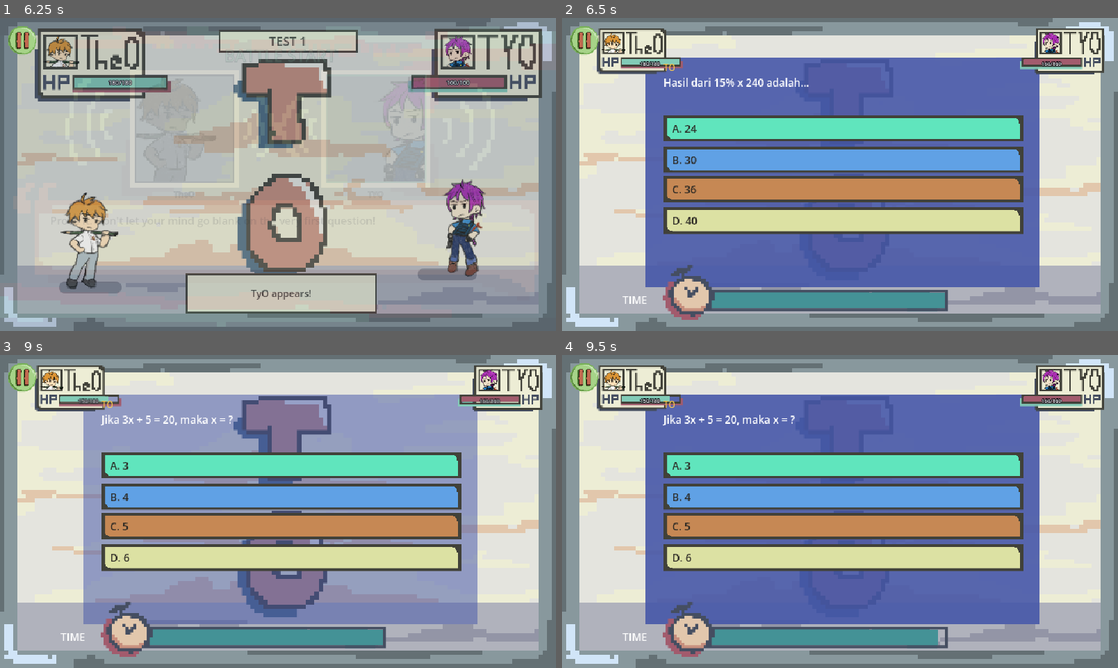
Above: before the commit, frames 1-4 (two rows, left to right).
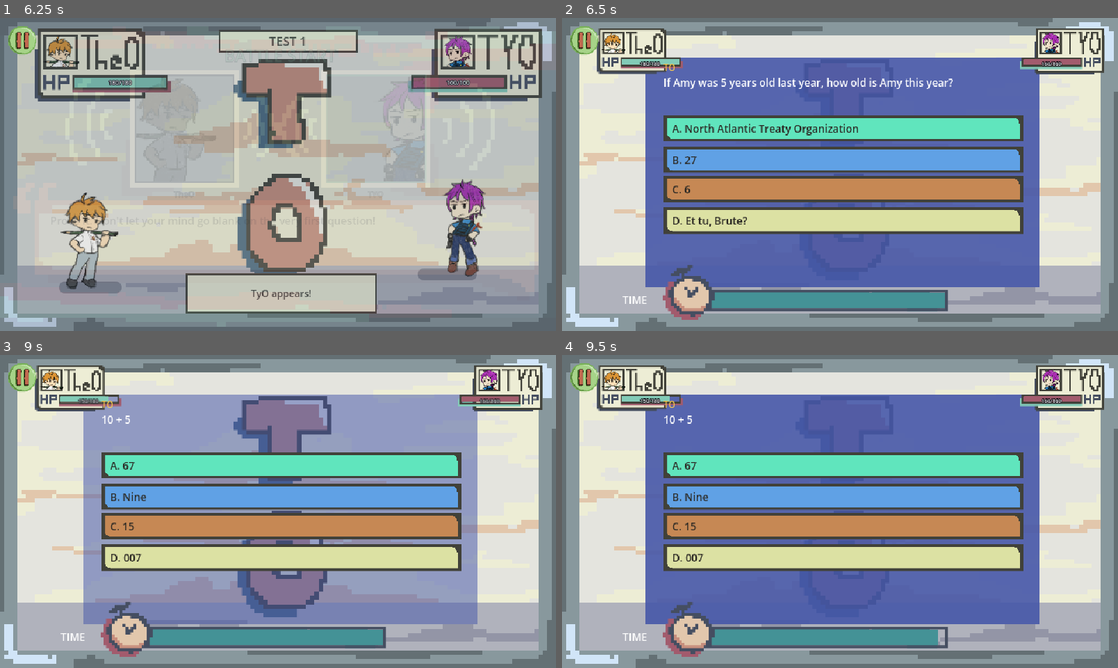
Above: after the commit, the same moments.

Repository: haikal0179/Hands-On-GIMAPP-Bytngjbbl
Game: Godot game, scene res://features/title/title.tscn
The game is run twice, just before and just after one commit, with the same random seed, the same clock (stepped at 60 frames per second) and the same inputs.
Inputs (mouse positions are in pixels of both pictures, inside the frame that each line leads up to):
- Up to frame 1 (6.25 s): click (278, 193) at 0.52 s; click (22, 39) at 1.25 s; click (216, 193) at 2 s; click (278, 193) at 2.77 s; tap Enter (ui_accept) at 3.5, 3.77, 4.52, 5.75, 6.02 s; move the mouse to (400, 158) at 3.52 s; tap Space at 3.6 s; click (400, 158) at 3.67 s; move the mouse to (166, 190) at 4.27 s; tap 1 at 4.35 s; click (166, 190) at 4.42 s; move the mouse to (333, 105) at 5.02 s; tap 4 at 5.1 s; click (333, 105) at 5.17 s; move the mouse to (250, 237) at 5.77 s; tap 2 at 5.85 s; click (250, 237) at 5.92 s
- Up to frame 2 (6.5 s): no input
- Up to frame 3 (9 s): click (283, 464) at 6.5 s, where only the run before the commit has a clickable "A. 24"; move the mouse to (444, 558) at 7.27 s; tap Space at 7.35 s; click (444, 558) at 7.42 s; tap Enter (ui_accept) at 7.52, 8.27 s; move the mouse to (111, 464) at 8.02 s; tap 1 at 8.1 s; click (111, 464) at 8.17 s; move the mouse to (305, 511) at 8.77 s; tap 4 at 8.85 s; click (305, 511) at 8.92 s
- Up to frame 4 (9.5 s): no input

Frame 1 is identical in both runs. In frame 2, 1.4% of the frame differs, in the area x 18-71%, y 19-67%; in frame 3, 0.4%; in frame 4, 0.4%.

Commit message:
feat: Add question sets and polish quiz audio/UI

Diff:
--- a/core/audio.gd
+++ b/core/audio.gd
@@ -5,8 +5,10 @@
 
 const MUSIC_DIR := "res://assets/audio/music/"
 const SFX_DIR := "res://assets/audio/sfx/"
+const SFX_ALIASES := {"click": "Click SFX."}
 const MUSIC_VOLUME_DB := -15.0
 const SFX_VOLUME_DB := 3.0
+const CLICK_SFX_VOLUME_DB := -8.0
 const FADE_TIME := 0.8
 const PAUSED_MUSIC_VOLUME_DB := -22.0
 const MUSIC_DUCK_FADE_TIME := 0.25
@@ -136,12 +138,14 @@
 
 
 func play_sfx(sfx_name: String) -> void:
-	var stream = _find_stream(SFX_DIR + sfx_name)
+	var is_click := sfx_name == "click"
+	var stream_name: String = str(SFX_ALIASES.get(sfx_name, sfx_name))
+	var stream = _find_stream(SFX_DIR + stream_name)
 	if stream == null:
 		return   # SFX belum ada -> dilewati
 	var p := AudioStreamPlayer.new()
 	p.stream = stream
-	p.volume_db = SFX_VOLUME_DB
+	p.volume_db = CLICK_SFX_VOLUME_DB if is_click else SFX_VOLUME_DB
 	add_child(p)
 	p.finished.connect(p.queue_free)
 	p.play()
--- a/data/questions/level_1.json
+++ b/data/questions/level_1.json
@@ -1,10 +1,15 @@
 {
   "questions": [
-    {"type": "quiz", "question": "Siapa proklamator kemerdekaan Indonesia bersama Soekarno?", "options": ["Sutan Sjahrir", "Mohammad Hatta", "Tan Malaka", "Ki Hajar Dewantara"], "answer": 1},
-    {"type": "quiz", "question": "Jika 3x + 5 = 20, maka x = ?", "options": ["3", "4", "5", "6"], "answer": 2},
-    {"type": "quiz", "question": "Sinonim kata 'gigih' adalah...", "options": ["Malas", "Tekun", "Ragu", "Lemah"], "answer": 1},
-    {"type": "quiz", "question": "Hasil dari 15% x 240 adalah...", "options": ["24", "30", "36", "40"], "answer": 2},
-    {"type": "match", "time": 25, "question": "Susun kepingan memori ke slot yang benar (klik 2 kepingan untuk menukar).", "slots": ["MATEMATIKA", "BAHASA", "LOGIKA"], "shards": [{"text": "Luas lingkaran = pi x r^2", "slot": 0}, {"text": "Kalimat efektif: hemat kata, tidak bertele-tele", "slot": 1}, {"text": "Jika P maka Q, P benar, maka Q benar", "slot": 2}]},
-    {"type": "quiz", "question": "Pola bilangan: 2, 4, 8, 16, ... Angka berikutnya?", "options": ["18", "24", "32", "64"], "answer": 2}
+    {"type": "quiz", "question": "What is the antonym of \"cold\"?", "options": ["Boeing 707", "Hot", "5", "What's an antonym again?"], "answer": 1},
+    {"type": "quiz", "question": "Chad likes all types of fruit. Which of the following statements is verifiably true?", "options": ["Chad likes apples.", "Apples like Chad.", "Chad is an apple.", "Apple chad"], "answer": 0},
+    {"type": "quiz", "question": "John ___ asleep.", "options": ["John", "is", "???", "(blank)"], "answer": 1},
+    {"type": "quiz", "question": "What is the capital of France?", "options": ["Paris", "Baguette", "Veritas", "Hong Kong"], "answer": 0},
+    {"type": "quiz", "question": "What does the cow say?", "options": ["Veritasium", "Moo", "Yellow one", "Green"], "answer": 1},
+    {"type": "quiz", "question": "What is the longest river in the world?", "options": ["Nile River", "Rivers Cuomo", "Riverdale", "Jatinangor"], "answer": 0},
+    {"type": "quiz", "question": "10 + 5", "options": ["67", "Nine", "15", "007"], "answer": 2},
+    {"type": "quiz", "question": "If Amy was 5 years old last year, how old is Amy this year?", "options": ["North Atlantic Treaty Organization", "27", "6", "Et tu, Brute?"], "answer": 2},
+    {"type": "quiz", "question": "What is the equation for the area of a square?", "options": ["Area = s^2", "It goes in the square hole.", "6", "https://xkcd.com/2740/"], "answer": 0},
+    {"type": "quiz", "question": "John has 1.024.586 cucumbers. John wants to give some of his cucumbers to his 521.4 friends. Each friend will receive 0 cucumbers. How many cucumbers has John given away?", "options": ["0", "John", "0.4", "1/x"], "answer": 0},
+    {"type": "match", "time": 25, "question": "Match each item to its category.", "slots": ["City", "Country", "Continent"], "shards": [{"text": "Kyoto", "slot": 0}, {"text": "Lithuania", "slot": 1}, {"text": "Oceania", "slot": 2}]}
   ]
 }
--- a/data/questions/level_2.json
+++ b/data/questions/level_2.json
@@ -1,10 +1,15 @@
 {
   "questions": [
-    {"type": "quiz", "question": "Semua mahasiswa rajin belajar. Budi adalah mahasiswa. Kesimpulan yang benar?", "options": ["Budi tidak rajin belajar", "Budi rajin belajar", "Semua yang rajin adalah mahasiswa", "Budi pasti lulus"], "answer": 1},
-    {"type": "quiz", "question": "Pola bilangan: 1, 1, 2, 3, 5, 8, ... Angka berikutnya?", "options": ["11", "12", "13", "14"], "answer": 2},
-    {"type": "quiz", "question": "Penulisan kata baku yang benar adalah...", "options": ["aktifitas", "aktivitas", "aktipitas", "aktivites"], "answer": 1},
-    {"type": "quiz", "question": "Ide pokok paragraf biasanya terdapat pada...", "options": ["Kalimat utama", "Kalimat penjelas", "Judul saja", "Kalimat terakhir selalu"], "answer": 0},
-    {"type": "match", "time": 25, "question": "Susun kepingan memori ke slot yang benar.", "slots": ["PENALARAN", "BAHASA", "PENGETAHUAN UMUM"], "shards": [{"text": "A adalah B, C adalah A, maka C adalah B", "slot": 0}, {"text": "Koma dipakai untuk memisahkan unsur perincian", "slot": 1}, {"text": "Pancasila ditetapkan sebagai dasar negara pada 18 Agustus 1945", "slot": 2}]},
-    {"type": "quiz", "question": "Lembaga yang berwenang menguji undang-undang terhadap UUD 1945 adalah...", "options": ["Mahkamah Agung", "Mahkamah Konstitusi", "DPR", "KPK"], "answer": 1}
+    {"type": "quiz", "question": "Chloe hates cheese and likes cake. Which of the following statements is most false?", "options": ["Chloe likes cake.", "Chloe likes cheese and cake.", "Chloe hates cheese or cake.", "Chloe hates pancakes."], "answer": 1},
+    {"type": "quiz", "question": "1, 3, 9, 13, 65, ...", "options": ["390", "71", "78", "325"], "answer": 1},
+    {"type": "quiz", "question": "AR, BS, DU, AX, EB, JG, ...", "options": ["CJ", "DM", "FM", "GJ"], "answer": 1},
+    {"type": "quiz", "question": "If P then Q. If Q then R. Which of these statements is true?", "options": ["If Q then P", "If Q then R", "If not R then not P", "If not P then not R"], "answer": 2},
+    {"type": "quiz", "question": "Choose the odd one out!", "options": ["River", "Lake", "Delta", "Valley"], "answer": 3},
+    {"type": "quiz", "question": "Matthew, Jacob, Sharon, Daniel, and Ashley all live in the same block. Matthew's house is next to Jacob's while Jacob's house is the furthest left on the block. Ashley's house, on the other hand, is not adjacent to Daniel's. Which statement is verifiably true?", "options": ["Daniel's house is the farthest right on the block.", "Daniel's house is next to Matthew's house.", "Ashley's house is next to Sharon's.", "Not enough information."], "answer": 3},
+    {"type": "quiz", "question": "Before Carol arrived home, John ___ the house.", "options": ["Cleaned", "Had cleaned", "Has cleaned", "Was cleaning"], "answer": 1},
+    {"type": "quiz", "question": "The government should implement social programs for the less fortunate. The phrase \"less fortunate\" is a euphemism for...", "options": ["Unlucky people", "Poor people", "Short people", "Asocial people"], "answer": 1},
+    {"type": "quiz", "question": "All tunni are mesa. Some mesa are gani. No gani is klepzor. Which of these statements is true?", "options": ["All klepzor are tunni.", "All mesa are gani.", "Some mesa are klepzor.", "No tunni is gani."], "answer": 2},
+    {"type": "quiz", "question": "Bannaaditu means \"he drinks water\" and Sattaaditu means \"he urinates\". What does Satteenaiditu mean?", "options": ["He cooks water", "He pours coffee", "She spills water", "She pours coffee"], "answer": 3},
+    {"type": "match", "time": 30, "question": "Match each group of words to its category.", "slots": ["Verbs", "Adjectives", "Nouns"], "shards": [{"text": "Large, Salty, Fast", "slot": 1}, {"text": "Writes, Eats, Reads", "slot": 0}, {"text": "Car, Cat, Bag", "slot": 2}]}
   ]
 }
--- a/data/questions/level_3.json
+++ b/data/questions/level_3.json
@@ -1,10 +1,19 @@
 {
   "questions": [
-    {"type": "quiz", "question": "Choose the correct word: She ___ to school every day.", "options": ["go", "goes", "going", "gone"], "answer": 1},
-    {"type": "quiz", "question": "The synonym of 'rapid' is...", "options": ["slow", "fast", "weak", "quiet"], "answer": 1},
-    {"type": "quiz", "question": "Antonim kata 'kikir' adalah...", "options": ["Pelit", "Dermawan", "Hemat", "Rakus"], "answer": 1},
-    {"type": "quiz", "question": "Which sentence is correct?", "options": ["He don't like coffee.", "He doesn't likes coffee.", "He doesn't like coffee.", "He not like coffee."], "answer": 2},
-    {"type": "match", "time": 25, "question": "Susun kepingan memori ke slot yang benar.", "slots": ["SINONIM", "ANTONIM", "KATA BAKU"], "shards": [{"text": "pandai = cerdas", "slot": 0}, {"text": "tinggi >< rendah", "slot": 1}, {"text": "risiko (bukan resiko)", "slot": 2}]},
-    {"type": "quiz", "question": "Choose the correct past tense: They ___ football yesterday.", "options": ["play", "plays", "played", "playing"], "answer": 2}
+    {"type": "quiz", "question": "The Scopes trial was a legal case that centered on the debate between...", "options": ["Evolution vs Creationism", "Pro-life vs Pro-choice", "Segregation vs Integration", "Communism vs Capitalism"], "answer": 0},
+    {"type": "quiz", "question": "Which of the following countries did not declare war on Germany in World War II?", "options": ["Turkey", "Argentina", "Ireland", "Lebanon"], "answer": 2},
+    {"type": "quiz", "question": "Which of the following countries shares a border with Nepal?", "options": ["Senegal", "India", "Canada", "Bhutan"], "answer": 1},
+    {"type": "quiz", "question": "Released in 2013, Grand Theft Auto V is the ___ main installment in the Grand Theft Auto series.", "options": ["fifth", "seventh", "fifteenth", "twelfth"], "answer": 1},
+    {"type": "quiz", "question": "Taken in 1990 by Voyager 1, this photograph shows Earth from over 6 billion kilometers away and depicts Earth as less than a pixel. What is the name of this photograph?", "options": ["Pale Blue Dot", "The Blue Marble", "Tiny Blue Dot", "Gaia from 6 billion kilometers"], "answer": 0},
+    {"type": "quiz", "question": "The word lowkenuinely is an example of a...", "options": ["Calque", "Portmanteau", "Phrase", "Abbreviation"], "answer": 1},
+    {"type": "quiz", "question": "Etymologically speaking, the word amok is a loan word borrowed from...", "options": ["Japanese", "Chinese", "Malay", "Thai"], "answer": 2},
+    {"type": "quiz", "question": "The third installment of a highly influential video game series, this game was never localized or released outside its home country. What is the name of this game?", "options": ["Shin Megami Tensei III: Nocturne", "Dragon Quest III", "Mother 3", ".hack//Outbreak"], "answer": 2},
+    {"type": "quiz", "question": "What are the Three Kingdoms?", "options": ["Shu, Qin, Han", "Song, Wei, Jin", "Song, Zhao, Jin", "Shu, Wei, Wu"], "answer": 3},
+    {"type": "quiz", "question": "What is the complementary color of purple?", "options": ["Yellow", "Indigo", "Cyan", "Red"], "answer": 0},
+    {"type": "quiz", "question": "What language family does Finnish belong to?", "options": ["Baltic-Slavic", "Uralic", "Indo-European", "Scandinavian"], "answer": 1},
+    {"type": "quiz", "question": "Which of the following words is considered a gerund?", "options": ["Painting", "Awning", "Stormy", "Loved"], "answer": 0},
+    {"type": "quiz", "question": "What is the second tallest mountain in the world?", "options": ["Kilimanjaro", "K2", "Lhotse", "Krakatau"], "answer": 1},
+    {"type": "quiz", "question": "What country experienced a period of economic stagnation nicknamed \"The Lost Decades\"?", "options": ["Indonesia", "Thailand", "Japan", "Russia"], "answer": 2},
+    {"type": "match", "time": 30, "question": "Match each group to its historical category.", "slots": ["Historical Event", "Historical Figure", "Historical Place"], "shards": [{"text": "The Cold War, The Great Long March, Bersiap", "slot": 0}, {"text": "Alan Turing, Joseph Stalin, Rosa Parks", "slot": 1}, {"text": "Windsor Castle, The Motherland Calls, Rengasdengklok", "slot": 2}]}
   ]
 }
--- a/data/questions/level_4.json
+++ b/data/questions/level_4.json
@@ -1,12 +1,19 @@
 {
   "questions": [
-    {"type": "quiz", "question": "Jika 2x - 3 = 9, maka 4x = ?", "options": ["12", "18", "24", "30"], "answer": 2},
-    {"type": "quiz", "question": "Rata-rata dari 4, 8, 12, dan 16 adalah...", "options": ["9", "10", "11", "12"], "answer": 1},
-    {"type": "quiz", "question": "Peluang muncul angka genap pada satu kali lemparan dadu 6 sisi?", "options": ["1/6", "1/3", "1/2", "2/3"], "answer": 2},
-    {"type": "quiz", "question": "Jika x^2 = 49 dan x > 0, maka x^2 - x = ?", "options": ["35", "42", "56", "7"], "answer": 1},
-    {"type": "match", "time": 20, "question": "Susun kepingan memori ke slot yang benar.", "slots": ["ALJABAR", "GEOMETRI", "PELUANG"], "shards": [{"text": "(a + b)^2 = a^2 + 2ab + b^2", "slot": 0}, {"text": "Jumlah sudut dalam segitiga = 180 derajat", "slot": 1}, {"text": "Peluang kejadian yang pasti terjadi = 1", "slot": 2}]},
-    {"type": "quiz", "question": "Sebuah barang didiskon 20% sehingga harganya Rp80.000. Harga semula?", "options": ["Rp96.000", "Rp100.000", "Rp104.000", "Rp120.000"], "answer": 1},
-    {"type": "quiz", "question": "Barisan aritmetika 3, 7, 11, ... Suku ke-10 adalah?", "options": ["35", "39", "43", "47"], "answer": 1},
-    {"type": "quiz", "question": "3 pekerja menyelesaikan suatu pekerjaan dalam 12 hari. 6 pekerja menyelesaikannya dalam...", "options": ["3 hari", "6 hari", "9 hari", "24 hari"], "answer": 1}
+    {"type": "quiz", "question": "A car is travelling along a hilly road. Each hill is a half-circle with radius n meters, where n is the hill number. Each hill is spaced so the distance between the feet of consecutive hills is n/4 meters. If the car travels from the tip of the first hill to the tip of the fourth hill, what is the total distance travelled?", "options": ["4π + 3", "(5/2)π + 3", "4π + 2", "3π + 3"], "answer": 0},
+    {"type": "quiz", "question": "A car is travelling along a hilly road. Each hill is a half-circle with radius n meters, where n is the hill number. Each hill is spaced so the distance between the feet of consecutive hills is n/4 meters. What is the shortest distance between the tip of the third hill and the tip of the fifth hill?", "options": ["√(2² + 21²)", "√(3² + 21²)", "√(2² + 23²)", "25"], "answer": 2},
+    {"type": "quiz", "question": "Three solutions are mixed in equal volumes. The first contains 25% A, 50% B, and 25% C. The second contains 50% A and 50% C. The third contains 100% B. What are the final fractions of A, B, and C?", "options": ["25% A, 50% B, 25% C", "50% A, 25% B, 25% C", "25% A, 25% B, 50% C", "20% A, 60% B, 20% C"], "answer": 0},
+    {"type": "quiz", "question": "Three solutions are mixed in equal volumes. The first contains 25% A, 50% B, and 25% C. The second contains 50% A and 50% C. The third contains 100% B. If 50% of all A and 25% of all C are converted into D, what fraction of the final solution is D?", "options": ["18.75%", "25%", "28.125%", "50%"], "answer": 2},
+    {"type": "quiz", "question": "Which of these statements is true?", "options": ["x^3 > x^2; 0 < x < 1", "log(x) < 1/x; 0 < x < 1", "x^2 < x; 0 < x < 1", "x^2 < x^3; x < 0"], "answer": 1},
+    {"type": "quiz", "question": "A car travels from Bandung to Jakarta at variable speed. For 40% of the distance it travels at 80 km/h, then for 50% at 50 km/h, and for the rest at 100 km/h. The trip is 200 km, with a 30-minute rest stop. How long does the trip take?", "options": ["3 hours 12 minutes", "4 hours 42 minutes", "2 hours 42 minutes", "3 hours 42 minutes"], "answer": 1},
+    {"type": "quiz", "question": "Alton has twelve circular cakes to distribute equally among 32 friends. What is the minimum number of equal-sized slices needed so everyone receives an equal share?", "options": ["32", "48", "96", "128"], "answer": 2},
+    {"type": "quiz", "question": "A restaurant gives seniors an additional 1% discount for every year over 65, applied to the already-discounted bill. If Sam is 75 and the regular price is $100, how much does Sam pay?", "options": ["90", "90.44", "80", "80.12"], "answer": 0},
+    {"type": "quiz", "question": "A gacha has ten Legendary characters, each with a 0.1% chance per pull. After 100 pulls, the system guarantees at least one Legendary. What is the probability of getting a specific favorite Legendary?", "options": ["0.11", "0.2", "0.5", "0.1"], "answer": 0},
+    {"type": "quiz", "question": "A gacha has ten Legendary characters, each with a 0.1% chance per pull. After 100 pulls, the system guarantees at least one Legendary. What is the probability of getting a Legendary other than the favorite?", "options": ["0.89", "0.18", "0.2", "0.09"], "answer": 1},
+    {"type": "quiz", "question": "What is the interior angle of a regular 20-sided polygon?", "options": ["164 degrees", "200 degrees", "172 degrees", "162 degrees"], "answer": 3},
+    {"type": "quiz", "question": "What are the roots of 2x^3 + 3x^2 - 11x - 6 = 0?", "options": ["1, 2, -1", "3, 2, 1/2", "2, -3, -1/2", "-3, 1, 2"], "answer": 2},
+    {"type": "quiz", "question": "A bacteria colony doubles every minute and loses t^2 bacteria per minute, where t is the elapsed time. What is the maximum size of a colony that starts with 5 bacteria?", "options": ["Infinite", "100", "22", "19"], "answer": 2},
+    {"type": "quiz", "question": "A bacteria colony doubles every minute and loses t^2 bacteria per minute, where t is the elapsed time. What is the maximum size of a colony that starts with 100 bacteria?", "options": ["Infinite", "10000", "2556", "1800"], "answer": 0},
+    {"type": "match", "time": 30, "question": "Match each number group to its category.", "slots": ["Prime Numbers", "Integers", "Even Numbers"], "shards": [{"text": "2, 3, 5, 7, 11, ...", "slot": 0}, {"text": "-2, 0, 3, 8, 12", "slot": 1}, {"text": "2, 4, 8, 10, 24", "slot": 2}]}
   ]
 }
--- a/features/battle/battle.gd
+++ b/features/battle/battle.gd
@@ -247,6 +247,7 @@
 		btn.reparent(pause_canvas)
 		if not btn.pressed.is_connected(_on_pause):
 			btn.pressed.connect(_on_pause)
+		btn.pressed.connect(func() -> void: Audio.play_sfx("click"))
 
 	pause_layer = ColorRect.new()
 	pause_layer.color = Color(0, 0, 0, 0.75)
--- a/features/quiz/question_types/memory_puzzle.gd
+++ b/features/quiz/question_types/memory_puzzle.gd
@@ -245,6 +245,7 @@
 func _on_shard(p: int) -> void:
 	if _locked:
 		return
+	Audio.play_sfx("click")
 	if _selected == -1:
 		_selected = p
 	elif _selected == p:
--- a/features/quiz/question_types/multiple_choice.gd
+++ b/features/quiz/question_types/multiple_choice.gd
@@ -111,6 +111,7 @@
 
 	b.mouse_entered.connect(func() -> void: hover_rect.visible = true)
 	b.mouse_exited.connect(func() -> void: hover_rect.visible = false)
+	b.pressed.connect(func() -> void: Audio.play_sfx("click"))
 	b.pressed.connect(_on_option.bind(i))
 	return b
 
--- a/features/quiz/quiz_panel.gd
+++ b/features/quiz/quiz_panel.gd
@@ -14,6 +14,9 @@
 # Bar jawaban dari artist mulai di y=112, jadi teks soal harus muat di y 50-110.
 const TEXT_X := 117.0
 const TEXT_W := 412.0
+const QUESTION_FONT_SIZE := 12
+const QUESTION_MIN_FONT_SIZE := 8
+const QUESTION_MAX_HEIGHT := 44.0
 const ACTIONS_POS := Vector2(130, 261)   # tombol upgrade (skip, tebak) di bawah bar jawaban
 const ACTIONS_MAX_W := 320.0             # jangan sampai menabrak namecard musuh di kanan-bawah
 
@@ -41,6 +44,7 @@
 	header = VBoxContainer.new()
 	header.position = Vector2(TEXT_X, 50)
 	header.size = Vector2(TEXT_W, 60)
+	header.clip_contents = true
 	header.add_theme_constant_override("separation", 2)
 	header.mouse_filter = Control.MOUSE_FILTER_IGNORE
 	add_child(header)
@@ -160,9 +164,12 @@
 
 	# Kalau soal punya gambar, gambarnya di kanan-atas papan dan teks soal dipersempit
 	var has_image := _add_image()
-	var ql := UIKit.make_label(str(q.get("question", "")), 12, Color.WHITE, TEXT_W - (76.0 if has_image else 0.0))
+	var question_text := str(q.get("question", ""))
+	var question_width := TEXT_W - (76.0 if has_image else 0.0)
+	var ql := UIKit.make_label(question_text, QUESTION_FONT_SIZE, Color.WHITE, question_width)
 	ql.horizontal_alignment = HORIZONTAL_ALIGNMENT_LEFT
 	header.add_child(ql)
+	_fit_question_label(ql, question_text, question_width)
 
 	handler = QuestionTypes.create(str(q.get("type", "quiz")))
 	if handler == null:
@@ -173,6 +180,19 @@
 	handler.timer_stopped.connect(func() -> void: running = false)
 	handler.build(body, q, opts)
 	_build_actions()
+
+
+func _fit_question_label(label: Label, text: String, width: float) -> void:
+	var font := label.get_theme_font("font")
+	var font_size := QUESTION_FONT_SIZE
+	var text_size := font.get_multiline_string_size(text, HORIZONTAL_ALIGNMENT_LEFT, width, font_size)
+	while text_size.y > QUESTION_MAX_HEIGHT and font_size > QUESTION_MIN_FONT_SIZE:
+		font_size -= 1
+		text_size = font.get_multiline_string_size(text, HORIZONTAL_ALIGNMENT_LEFT, width, font_size)
+
+	label.add_theme_font_size_override("font_size", font_size)
+	label.custom_minimum_size = Vector2(width, QUESTION_MAX_HEIGHT)
+	label.clip_text = true
 
 
 func _clear_ui() -> void:
--- a/features/story/dialogue.gd
+++ b/features/story/dialogue.gd
@@ -356,6 +356,7 @@
 		return
 	if event is InputEventMouseButton and event.pressed and event.button_index == MOUSE_BUTTON_LEFT:
 		get_viewport().set_input_as_handled()
+		Audio.play_sfx("click")
 		_handle_next_action()
 
 
--- a/features/title/title.gd
+++ b/features/title/title.gd
@@ -70,6 +70,7 @@
 	btn.add_theme_stylebox_override("normal", normal)
 	btn.add_theme_stylebox_override("hover", hover)
 	btn.add_theme_stylebox_override("pressed", pressed)
+	btn.pressed.connect(func() -> void: Audio.play_sfx("click"))
 	return btn
 
 
--- a/normal_state.gd
+++ b/normal_state.gd
@@ -255,6 +255,7 @@
 	pause_btn.position = Vector2(8, 8)
 	pause_btn.size = Vector2(26, 26)
 	pause_btn.process_mode = Node.PROCESS_MODE_ALWAYS    # still clickable while paused
+	pause_btn.pressed.connect(func() -> void: Audio.play_sfx("click"))
 	pause_btn.pressed.connect(_on_pause_pressed)
 	add_child(pause_btn)
 
Not shown, added: assets/audio/sfx/Click SFX..mp3.import
Not shown, added: assets/audio/sfx/Click SFX..mp3
Not shown, changed: docs/QUESTIONS.md
